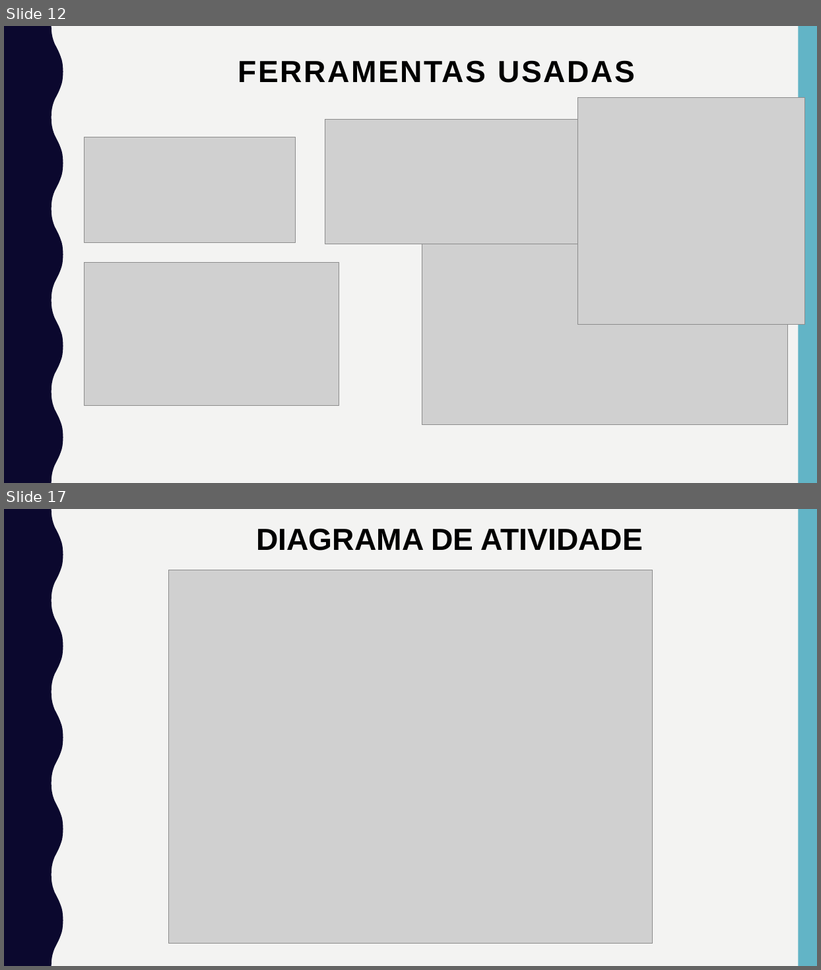
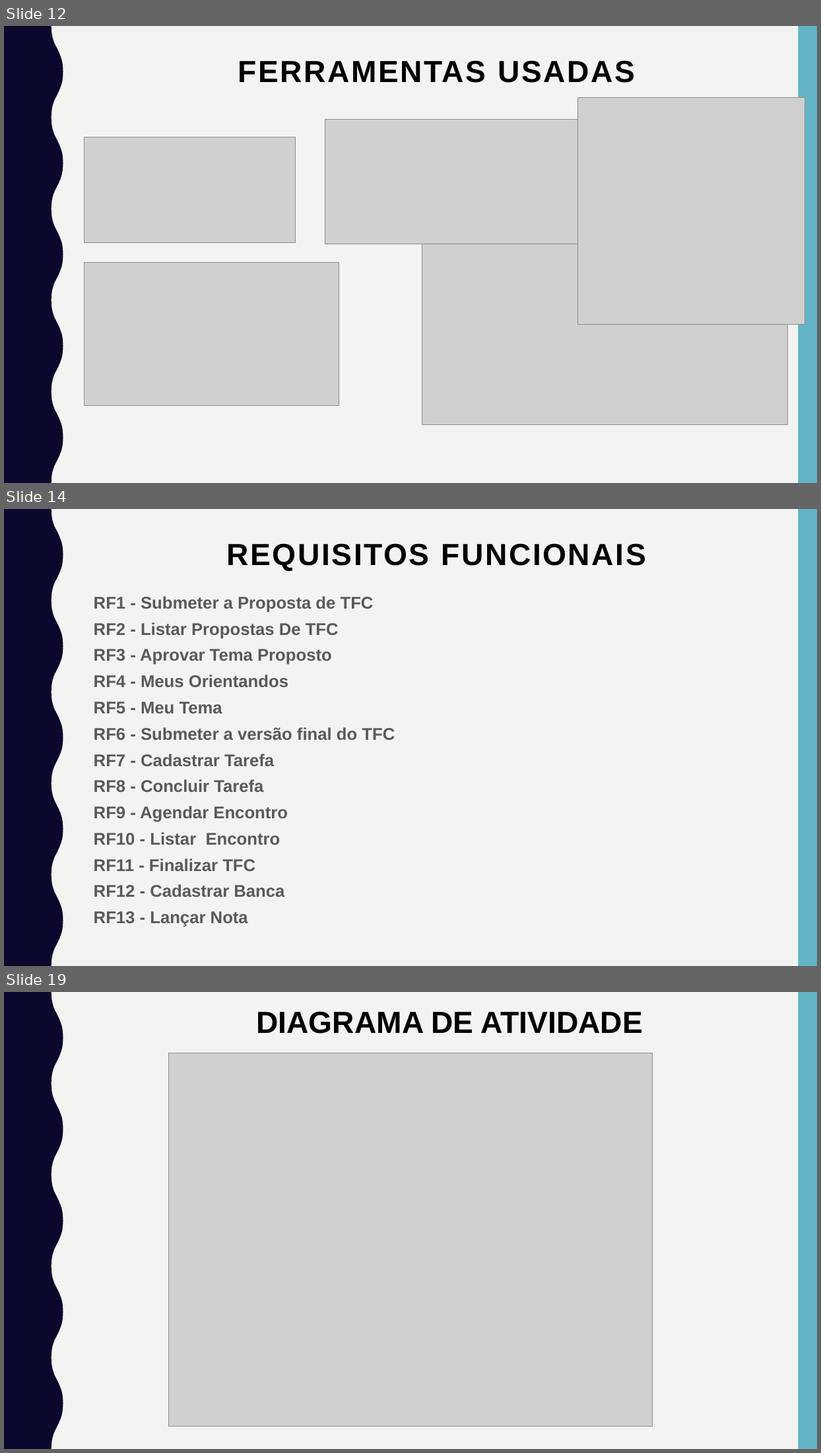
Before and after one commit to adilson-youtube/Relatorio_Sistema_Gestao_TCC, a slide deck: Apresentação/TFC.pptx. Shown one above the other, each under a label of ours: slides 12 and 17 before the commit, slides 12, 14 and 19 after it; the slides between them are not shown. The pictures are 821x970 and 821x1453 pixels, drawn with LibreOffice and Linux fonts; fonts in the diff are those of the drawing; grey boxes stand for pictures. Boxes give left, top, right and bottom in pixels: in the first picture for what was removed or moved away, otherwise in the second. Text is boxed around its words. In the diff, an @@ line names an element or a change of style, - is before the commit and + after.

```diff
--- a/Apresentação/TFC.pptx
+++ b/Apresentação/TFC.pptx
@@ slide 14 added at [4, 509, 817, 966], background #F3F3F2; not listed: 2 template elements that a slide beside it also shows @@
@@ title added at [227, 543, 646, 571], 36 pt, text #000000, bold @@
+REQUISITOS FUNCIONAIS
@@ text added at [94, 596, 395, 927], 20 pt, text #595959, bold @@
+RF1 - Submeter a Proposta de TFC
+RF2 - Listar Propostas De TFC
+RF3 - Aprovar Tema Proposto
+RF4 - Meus Orientandos
+RF5 - Meu Tema
+RF6 - Submeter a versão final do TFC
+RF7 - Cadastrar Tarefa
+RF8 - Concluir Tarefa
+RF9 - Agendar Encontro
+RF10 - Listar Encontro
+RF11 - Finalizar TFC
+RF12 - Cadastrar Banca
+RF13 - Lançar Nota
@@ what was slide 17 is now slide 19 @@
```
Also in this commit, not shown: 6 slides changed, 1 other slide added.
